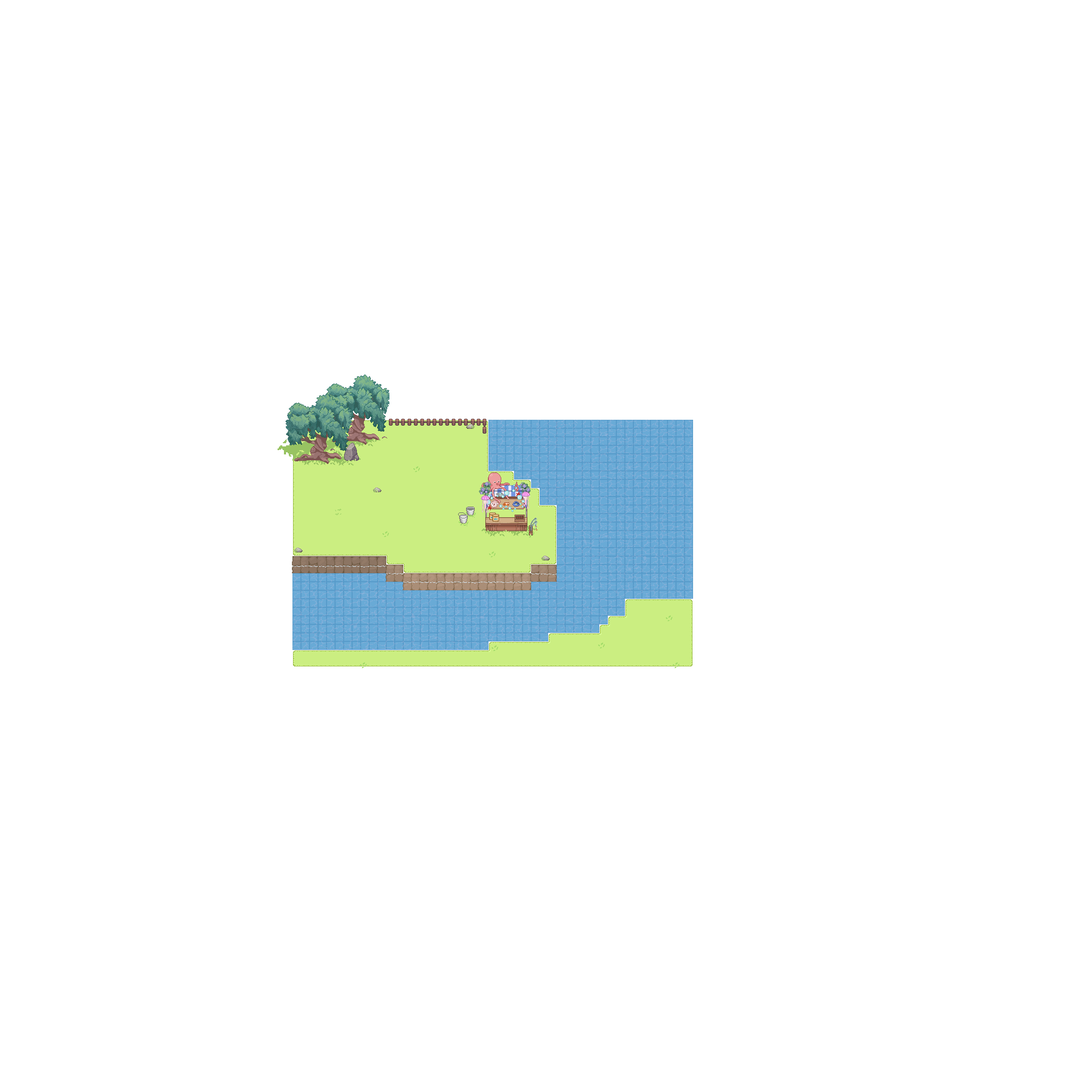
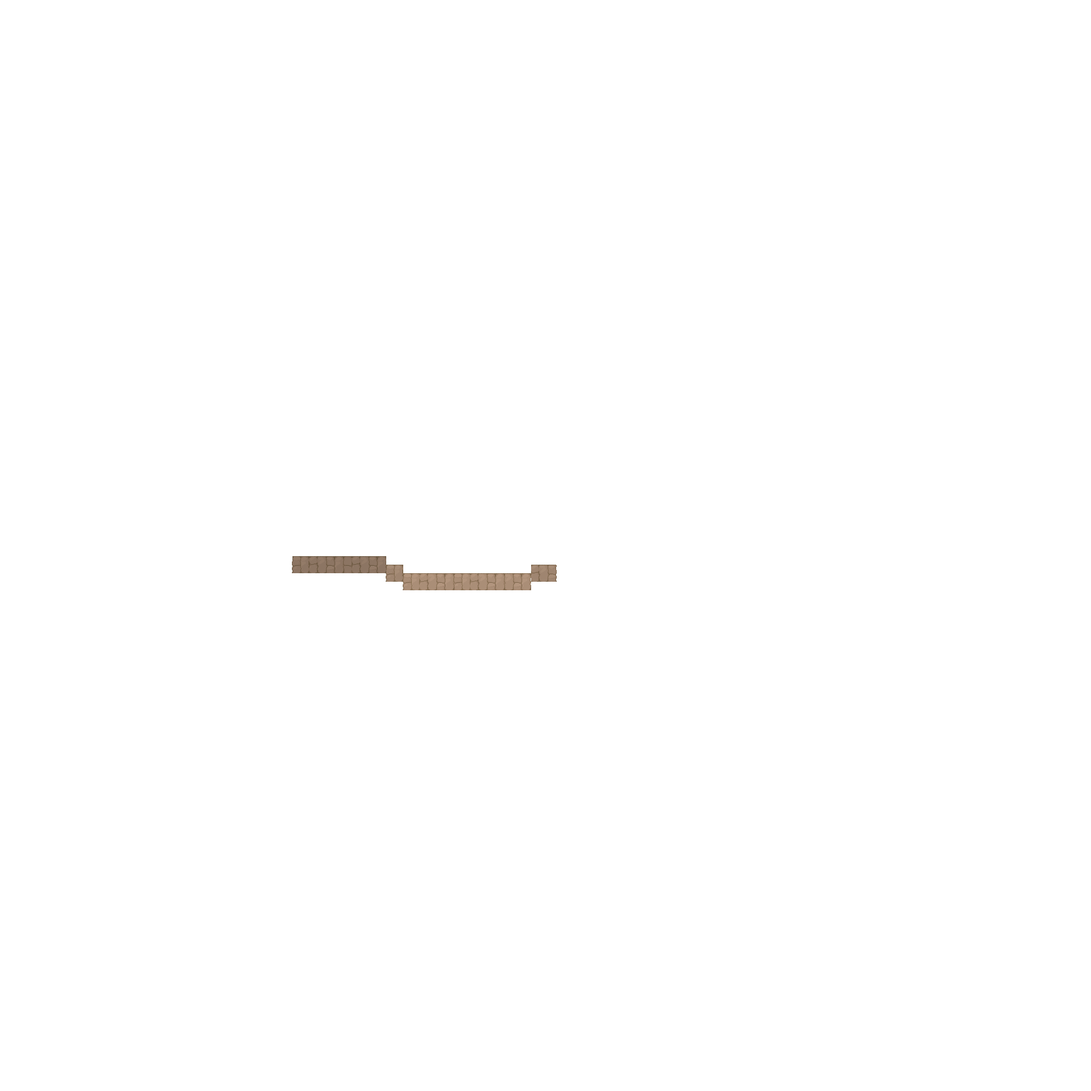
Layers edited between the first and the second 1091×1091 image:
hid "레이어 9" over left=292, top=566, right=387, bottom=568
hid "레이어 8" over left=386, top=573, right=557, bottom=584
hid "레이어 1" over left=277, top=374, right=694, bottom=669
